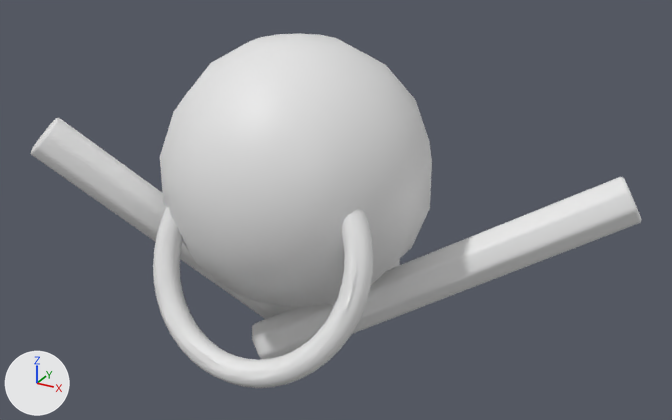
The glTF model assets/meshes/props/bones.glb, before and after one commit.
Before and after are seen from a 50 mm lens placed at (0.53, -0.871, 0.597), pointed at (0.052, -0.003, 0.163). Arrows for +X, +Y and +Z are at lower left; the lights stay in place. The first picture is the older version. Vertices at exactly the same position are counted once.

The first picture shows 'bones'.
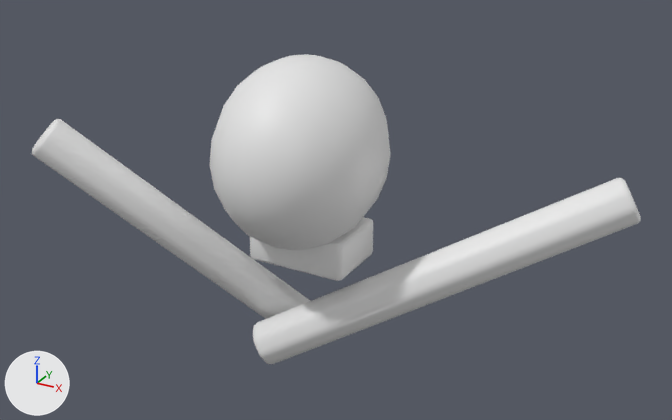
What differs and where, as boxes (x1, y1, x2, y2) in the pictures (672 x 420 px):
'bones', reshaped, moved (13% shorter): before (31, 33, 642, 388); after (32, 54, 641, 364)
part 1 of me_sphere, added: after (210, 54, 390, 250)
part 2 of me_sphere, rebuilt: before (252, 177, 642, 359); after (253, 178, 641, 364)
part 3 of me_sphere, rebuilt: before (31, 118, 294, 319); after (32, 119, 310, 319)
part 4 of me_sphere, rebuilt (mostly hidden before): before (329, 259, 400, 305); after (250, 217, 373, 281)
part 5 of me_sphere, deleted: before (153, 206, 373, 388)
part 6 of me_sphere, deleted: before (160, 33, 432, 307)

Diff of the bpy script that builds the scene:
```diff
--- a/assets/meshes/props/bones.glb.py
+++ b/assets/meshes/props/bones.glb.py
@@ me_sphere @@
 # used by ob_bones; location = (0.0, 0.0, 0.2)
-me_sphere.from_pydata(...)  # 1540 vertices, 3064 faces; spans x -0.288..0.372, y -0.189..0.159, z -0.258..0.16
+me_sphere.from_pydata(...)  # 1110 vertices, 2176 faces; spans x -0.287..0.371, y -0.161..0.148, z -0.277..0.113
+# me_sphere part 1: a new loose piece, a UV sphere (16 segments, 12 rings, poles along z) spanning x -0.1..0.1, y -0.122..0.122, z -0.113..0.113
+# me_sphere part 2: the loose piece of 112 vertices spanning x -0.052..0.372, y -0.059..0.159, z -0.254..0.014 is rebuilt with 112 vertices and now spans x -0.051..0.371, y -0.068..0.148, z -0.272..-0.008
+# me_sphere part 3: the loose piece of 112 vertices spanning x -0.288..0.008, y -0.153..0.072, z -0.258..0.058 is rebuilt with 112 vertices and now spans x -0.287..0.007, y -0.161..0.061, z -0.277..0.037
+# me_sphere part 4: the loose piece of 56 vertices spanning x -0.09..0.09, y -0.02..0.1, z -0.155..-0.085 is rebuilt with 56 vertices and now spans x -0.065..0.065, y -0.025..0.065, z -0.145..-0.095
+# me_sphere part 5: the loose piece of 1146 vertices spanning x -0.115..0.155, y -0.189..-0.051, z -0.182..0.062 is deleted
+# me_sphere part 6
+# 114 vertices are removed from x -0.154..0.154, y -0.158..0.158, z -0.16..0.16
+# 224 faces are deleted
+# other edits to the shape of me_sphere do not show in these pictures
@@ ob_bones @@
 ob_bones = bpy.data.objects.new('bones', me_sphere)
-ob_bones.location = (0.0, 0.0, 0.2)
+ob_bones.location = (0.0, 0.01, 0.22)
```
